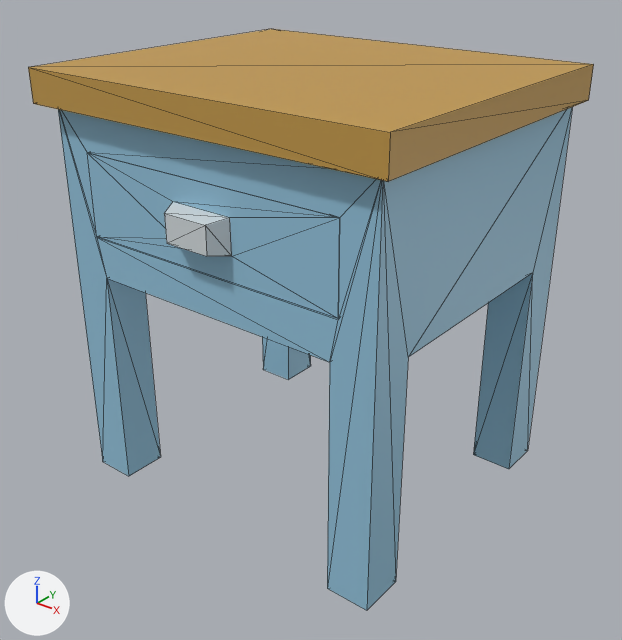
The glTF model s2/models/props_field/nightstand.glb as it was, and as the next commit left it.
Camera for both pictures: a 50 mm camera at (0.642, -0.804, 0.721) aimed at (0.012, -0.017, 0.233). The axes (+X, +Y, +Z) are drawn at lower left. The lights are the same throughout. The picture after the commit comes second. Mesh edges are drawn as thin lines. Vertices at exactly the same position are counted once.

Names of what the first picture shows: 'nightstand'.
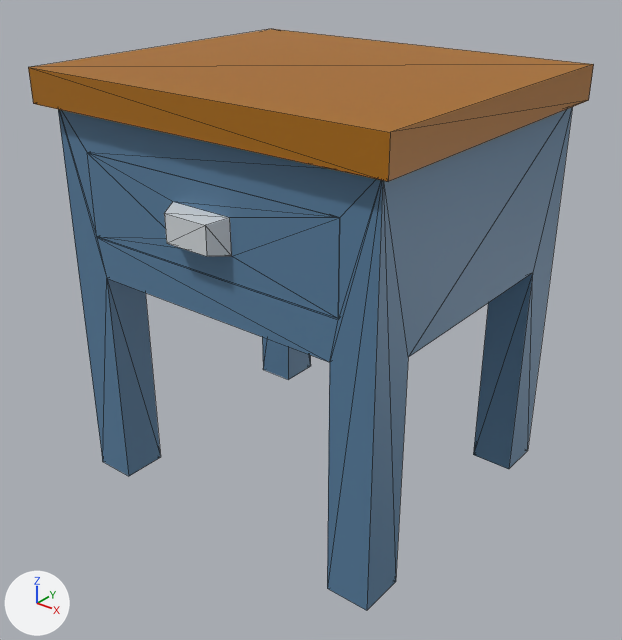
Patch to the scene script:
```diff
--- a/s2/models/props_field/nightstand.glb.py
+++ b/s2/models/props_field/nightstand.glb.py
@@ me_nightstand @@
 me_nightstand.from_pydata(...)  # 74 vertices, 138 faces; spans x -0.25..0.25, y -0.215..0.215, z 0.0..0.55
 # used by ob_nightstand; location = (0.0, 0.0, 0.0)
+# me_nightstand part 1: 112 faces centred in x -0.231..0.231, y -0.215..0.215, z 0.1..0.491 are repainted in the vertex colours; the middle colour goes from blue #94c4dd to blue #587fa0
+# me_nightstand part 2: 26 faces centred in x -0.25..0.25, y -0.21..0.215, z 0.0..0.55 are repainted in the vertex colours; the middle colour goes from orange #c49a49 to brown #ab6c02
 me_nightstand.materials.append(mat_defaultmaterial)
```

Pixel boxes [x1, y1, x2, y2] of what changed, in the pictures (622 x 640 px):
part 1 of me_nightstand, recoloured (darker)
    both: [58, 107, 573, 611]
part 2 of me_nightstand, recoloured (orange to brown)
    both: [28, 29, 594, 182]
